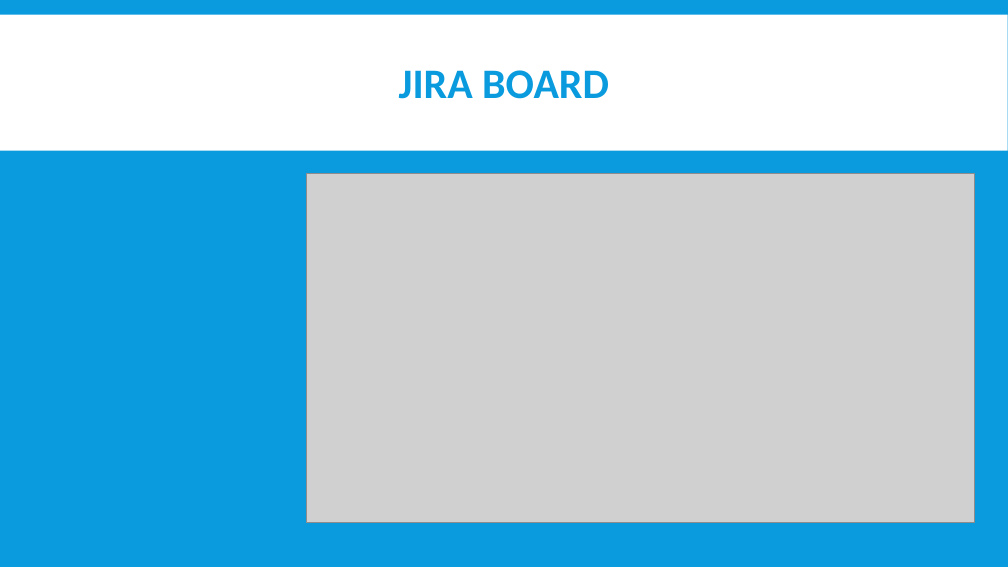
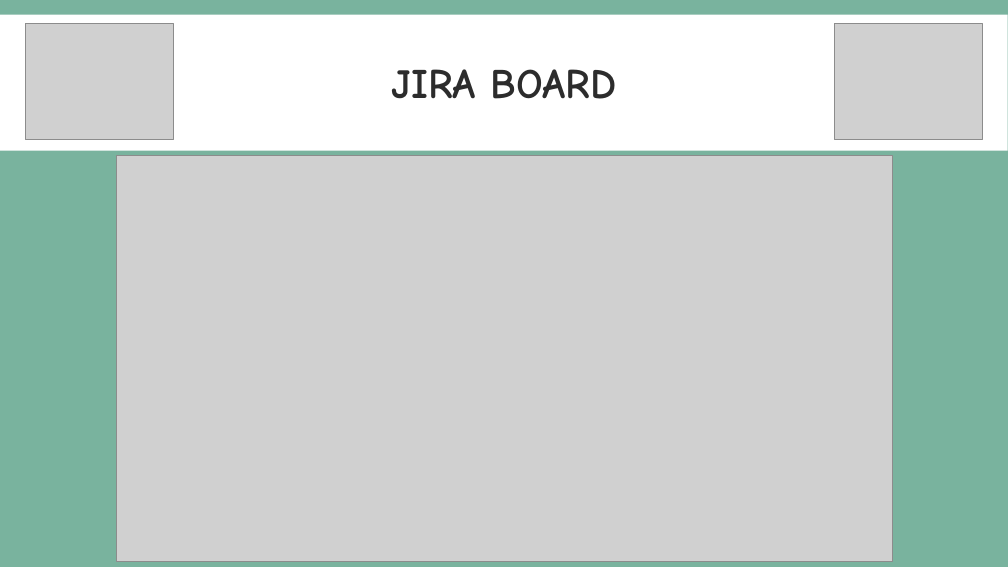
Before and after one commit to CYoung5560/Final_project, a slide deck: slide 6 of Documentation/GroupCinemaProject.pptx. Drawn at 1008x567 pixels with LibreOffice and Linux fonts; fonts in the diff are those of the drawing; grey boxes stand for pictures. Boxes give left, top, right and bottom in pixels: in the first picture for what was removed or moved away, otherwise in the second. Text is boxed around its words. In the diff, an @@ line names an element or a change of style, - is before the commit and + after.

```diff
--- a/Documentation/GroupCinemaProject.pptx
+++ b/Documentation/GroupCinemaProject.pptx
@@ background #099BDD to #79B39E @@
@@ picture added at <box>26,23,174,140</box> @@
@@ title "JIRA BOARD" at <box>391,69,617,99</box>: font Calibri to Comic Neue, text colour #099BDD to #2C2C2C @@
@@ picture added at <box>835,23,983,140</box> @@
@@ picture: place and size @@
-picture at <box>306,174,975,523</box>
+picture at <box>116,156,893,561</box>
```
Also in this commit, not shown: 9 other slides changed, 1 slide added, 1 slide removed, 2 other files.
